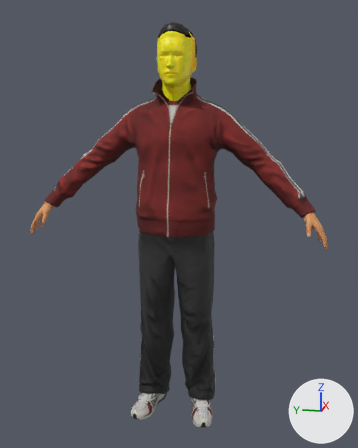
An edit to the glTF model Web/people/real/seiko_track.glb, drawn before and after from the same camera.
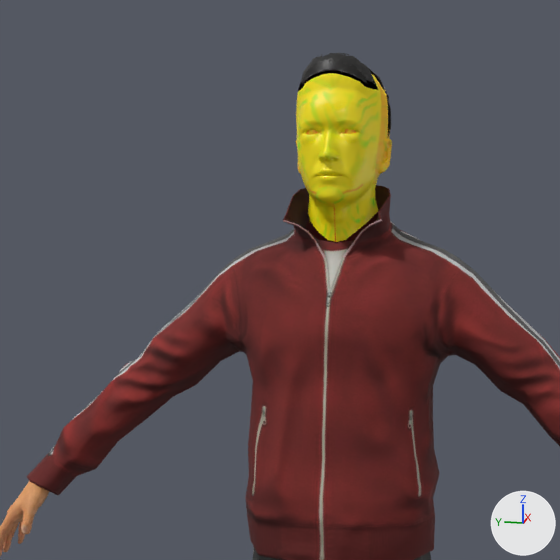
Old and new are each drawn whole from a camera (50 mm lens) standing at (-2.22, -0.455, 2.394) and looking at (-0.016, -0.014, 1.843) and again close up on the part from 9% to 75% of the width and 0% to 52% of the height. Arrows for +X, +Y and +Z are at lower right; the lights stay in place. The older version's two pictures come first. Where no turn or scale is listed for an object, it has been applied to the vertices. Vertices at exactly the same position are counted once.

In view in the first close-up: 'm024_hipoly_81_bones_opacity'.
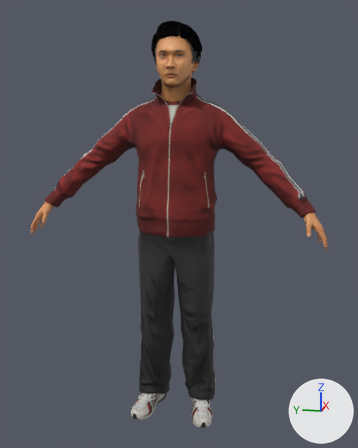
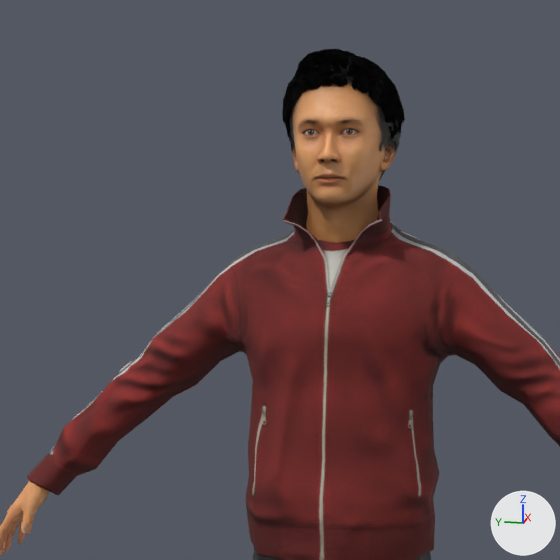
What differs and where, as boxes (x1, y1, x2, y2) in the close-ups (560 x 560 px):
'm024_hipoly_81_bones_opacity', reshaped
    before: (0, 53, 560, 560)
    after: (0, 49, 560, 560)
part 1 of me_m024_hipoly_81_bones_opacity, built on
    before: (296, 53, 392, 242)
    after: (282, 49, 405, 243)
part 2 of me_m024_hipoly_81_bones_opacity, surface changed
    before: (304, 90, 363, 173)
    after: (302, 88, 362, 171)
part 3 of me_m024_hipoly_81_bones_opacity, recoloured
    both: (298, 90, 378, 229)

The change in detail:
Picture 'seiko_head_normal' (img_seiko_head_normal) is new.
Picture 'seiko_head_albedo' (img_seiko_head_albedo) is new.
Picture 'seiko_head_orm' (img_seiko_head_orm) is new.
Picture 'seiko_hair_albedo' (img_seiko_hair_albedo) is new.
Picture 'seiko_hair_orm' (img_seiko_hair_orm) is new.
Picture 'seiko_hair_normal' (img_seiko_hair_normal) is new.
Material 'seiko_head' (mat_seiko_head) is new.
Uses the picture img_seiko_head_albedo.
Uses the picture img_seiko_head_normal.
Uses the picture img_seiko_head_orm.
Material 'seiko_hair' (mat_seiko_hair) is new.
Uses the picture img_seiko_hair_albedo.
Uses the picture img_seiko_hair_normal.
Uses the picture img_seiko_hair_orm.
me_m024_hipoly_81_bones_opacity is used by ob_m024_hipoly_81_bones_opacity; location (0.0, 0.0, 0.895).
me_m024_hipoly_81_bones_opacity had 3364 vertices, 6603 faces and spanned x -0.2..0.14, y -0.67..0.67, z 0.0..1.82.
me_m024_hipoly_81_bones_opacity now has 26495 vertices, 23746 faces and spans x -0.2..0.14, y -0.67..0.67, z 0.0..1.83.
me_m024_hipoly_81_bones_opacity part 1: 187 vertices moved within x -0.14..0.03, y -0.09..0.09, z 1.58..1.82; 652 vertices removed from x -0.14..0.08, y -0.09..0.09, z 1.5..1.81; 23783 vertices added at x -0.14..0.12, y -0.11..0.11, z 1.52..1.83.
me_m024_hipoly_81_bones_opacity part 2: 6 kept faces spanning x -0.12..-0.08, y -0.05..0.05, z 1.61..1.76 get new texture (UV) coordinates.
me_m024_hipoly_81_bones_opacity part 3: 245 faces spanning x -0.14..0.01, y -0.09..0.09, z 1.52..1.76 switch from mat_graft_m008_head to mat_seiko_head.
me_m024_hipoly_81_bones_opacity no longer uses material mat_graft_m008_opacity.
me_m024_hipoly_81_bones_opacity gains material mat_seiko_hair.
